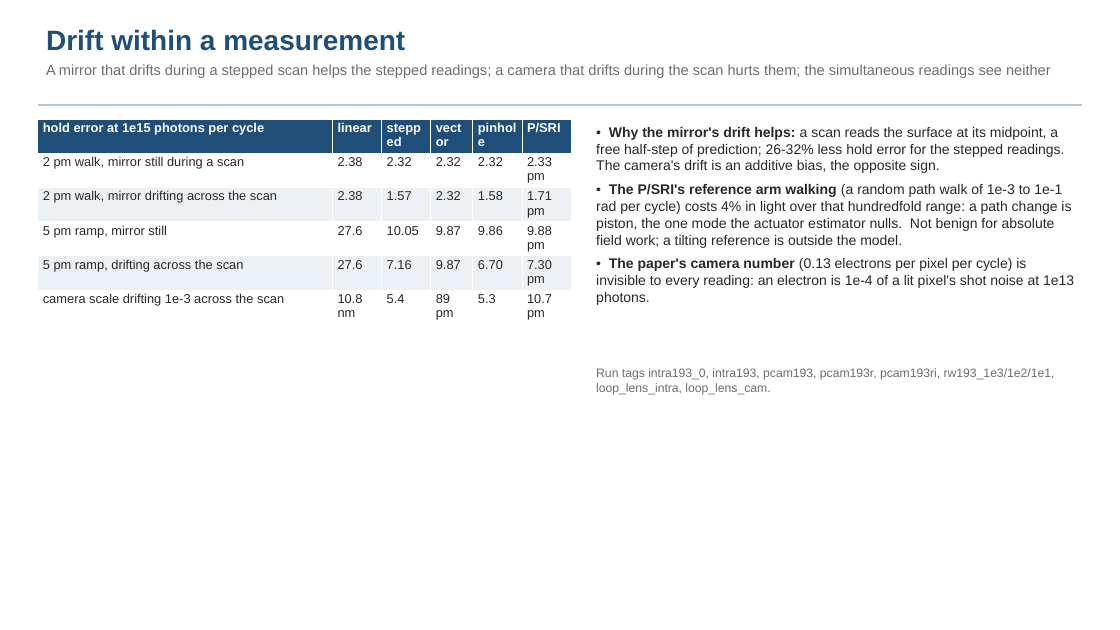
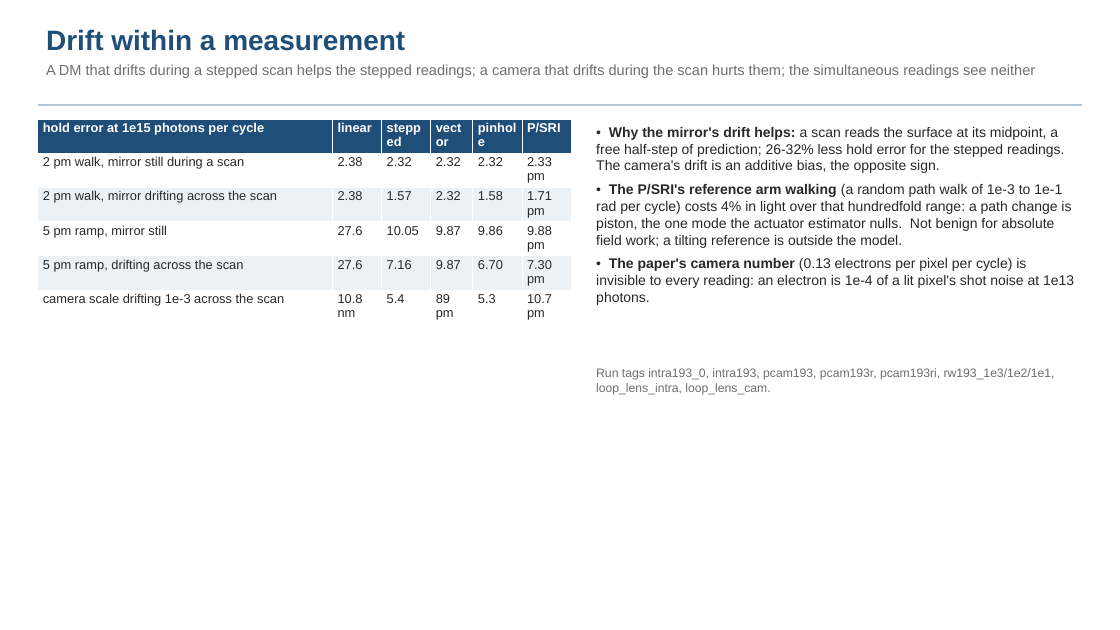
Before and after one commit to nasa-jpl/macos, a slide deck: slide 47 of demo_session/deck_gauges_short_baseline.pptx. Drawn at 1120x630 pixels with LibreOffice and Linux fonts; fonts in the diff are those of the drawing. Boxes give left, top, right and bottom in pixels: in the first picture for what was removed or moved away, otherwise in the second. Text is boxed around its words. In the diff, an @@ line names an element or a change of style, - is before the commit and + after.

```diff
--- a/demo_session/deck_gauges_short_baseline.pptx
+++ b/demo_session/deck_gauges_short_baseline.pptx
@@ text at <box>46,64,1036,78</box>: text changed @@
-A mirror that drifts during a stepped scan helps the stepped readings; a camera that drifts during the scan hurts them; the simultaneous readings see neither
+A DM that drifts during a stepped scan helps the stepped readings; a camera that drifts during the scan hurts them; the simultaneous readings see neither
```
Also in this commit, not shown: 6 other slides changed, 3 other files.
